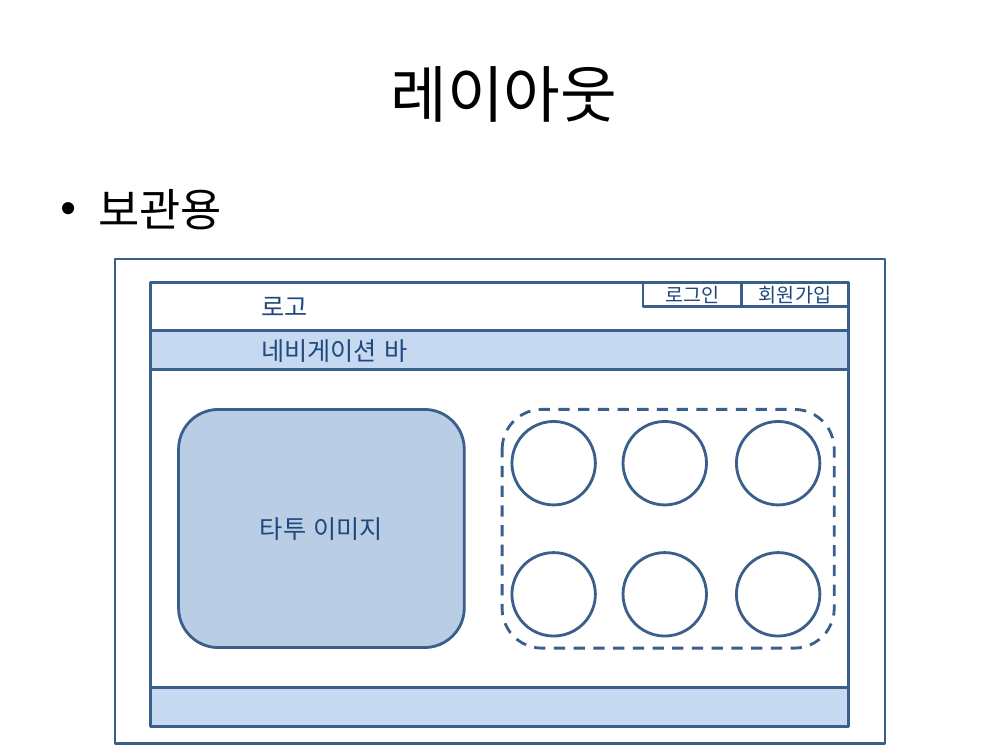
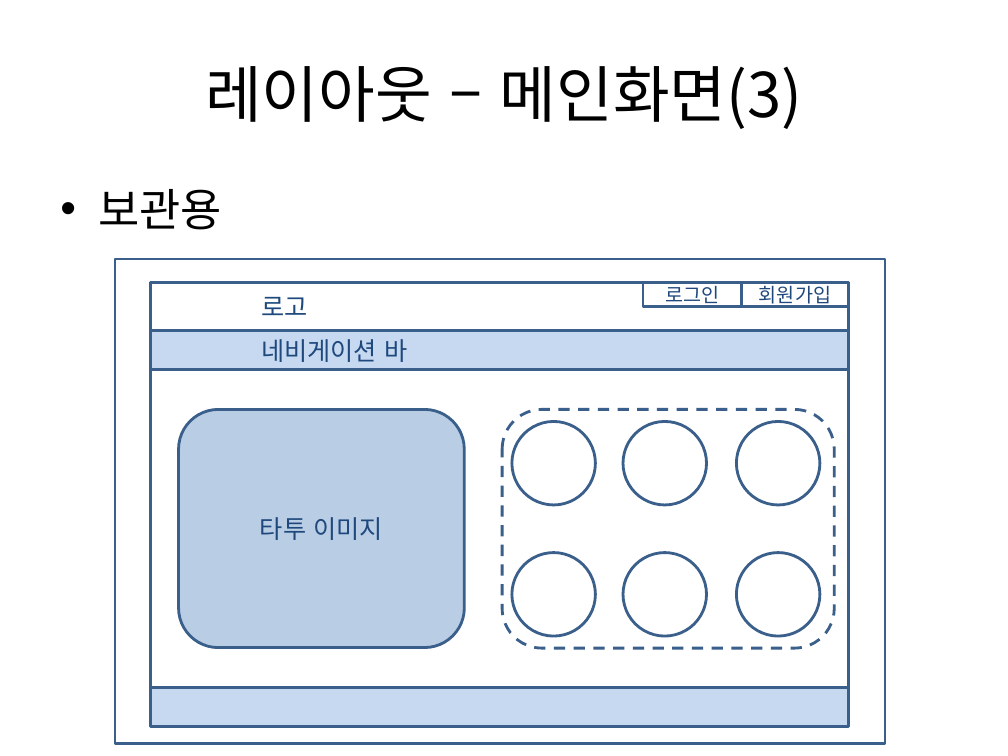
Before and after one commit to kurodari/ttm, a slide deck: slide 10 of docs/ttm 기획서 pt.pptx (slide 9 before the commit). Drawn at 1008x756 pixels with LibreOffice and Linux fonts; fonts in the diff are those of the drawing. Boxes give left, top, right and bottom in pixels: in the first picture for what was removed or moved away, otherwise in the second. Text is boxed around its words. In the diff, an @@ line names an element or a change of style, - is before the commit and + after.

```diff
--- a/docs/ttm 기획서 pt.pptx
+++ b/docs/ttm 기획서 pt.pptx
@@ title at [205,66,803,129]: text changed @@
-레이아웃
+레이아웃 – 메인화면(3)
```
Also in this commit, not shown: 3 other slides changed, 2 slides added.
